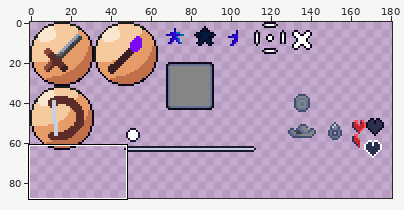
Pixel-art file: android/assets/ase/ui.ase. Above, an overview of the earlier version with the close-up marked.
Close-up. Old version:
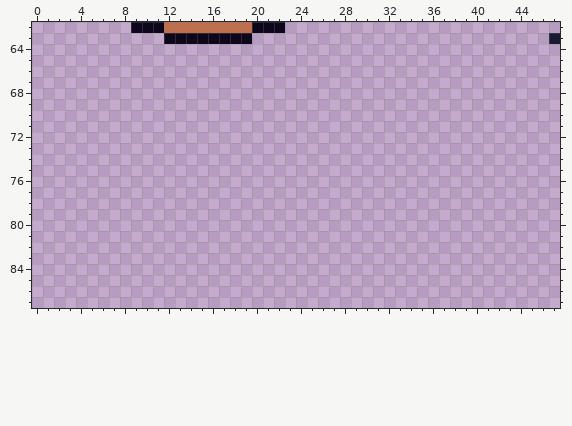
256x256 pixels, 1 frame. Shown: x 0..47, y 62..87. The wide view leaves out empty margins.
The same view after the edit:
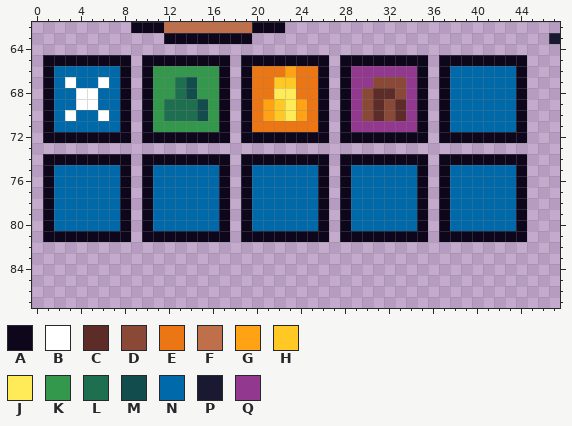
Palette (. is transparent): A #0e071b  B #ffffff  C #5d2c28  D #8a4836  E #ed7614  F #bf6f4a  G #ffa214  H #ffc825  J #ffeb57  K #33984b  L #1e6f50  M #134c4c  N #0069aa  P #1a1932  Q #93388f
The edit:
y 65: x 1..8 ........ -> AAAAAAAA; x 10..17 ........ -> AAAAAAAA; x 19..26 ........ -> AAAAAAAA; x 28..35 ........ -> AAAAAAAA; x 37..44 ........ -> AAAAAAAA
y 66: x 1..8 ........ -> ANNNNNNA; x 10..17 ........ -> AKKKKKKA; x 19..26 ........ -> AEEEGEEA; x 28..35 ........ -> AQQQQQQA; x 37..44 ........ -> ANNNNNNA
y 67: x 1..8 ........ -> ANBNNBNA; x 10..17 ........ -> AKKLMKKA; x 19..26 ........ -> AEEHHEEA; x 28..35 ........ -> AQQDDDQA; x 37..44 ........ -> ANNNNNNA
y 68: x 1..8 ........ -> ANNBBNNA; x 10..17 ........ -> AKKLMKKA; x 19..26 ........ -> AEEJJEEA; x 28..35 ........ -> AQDCCDQA; x 37..44 ........ -> ANNNNNNA
y 69: x 1..8 ........ -> ANNBBNNA; x 10..17 ........ -> AKLLLMKA; x 19..26 ........ -> AEGHJGEA; x 28..35 ........ -> AQDCDCQA; x 37..44 ........ -> ANNNNNNA
y 70: x 1..8 ........ -> ANBNNBNA; x 10..17 ........ -> AKLLLMKA; x 19..26 ........ -> AEGHJGEA; x 28..35 ........ -> AQDCDCQA; x 37..44 ........ -> ANNNNNNA
y 71: x 1..8 ........ -> ANNNNNNA; x 10..17 ........ -> AKKKKKKA; x 19..26 ........ -> AEEEEEEA; x 28..35 ........ -> AQQQQQQA; x 37..44 ........ -> ANNNNNNA
y 72: x 1..8 ........ -> AAAAAAAA; x 10..17 ........ -> AAAAAAAA; x 19..26 ........ -> AAAAAAAA; x 28..35 ........ -> AAAAAAAA; x 37..44 ........ -> AAAAAAAA
y 74: x 1..8 ........ -> AAAAAAAA; x 10..17 ........ -> AAAAAAAA; x 19..26 ........ -> AAAAAAAA; x 28..35 ........ -> AAAAAAAA; x 37..44 ........ -> AAAAAAAA
y 75..80: x 1..8 ........ -> ANNNNNNA; x 10..17 ........ -> ANNNNNNA; x 19..26 ........ -> ANNNNNNA; x 28..35 ........ -> ANNNNNNA; x 37..44 ........ -> ANNNNNNA
y 81: x 1..8 ........ -> AAAAAAAA; x 10..17 ........ -> AAAAAAAA; x 19..26 ........ -> AAAAAAAA; x 28..35 ........ -> AAAAAAAA; x 37..44 ........ -> AAAAAAAA
Changed places in both close-ups, as pixel boxes (x1, y1, x2, y2):
added: (43, 55, 527, 242)
